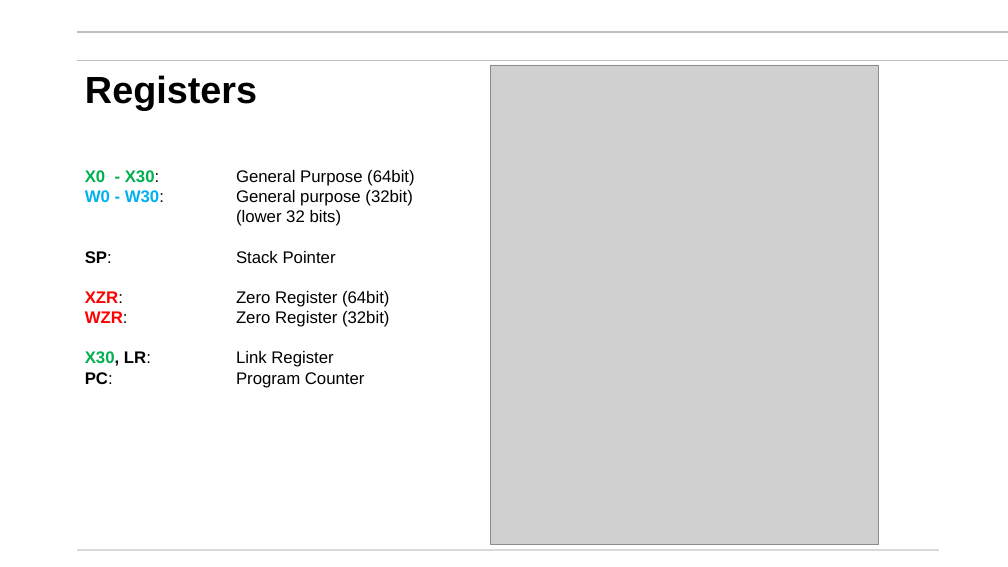
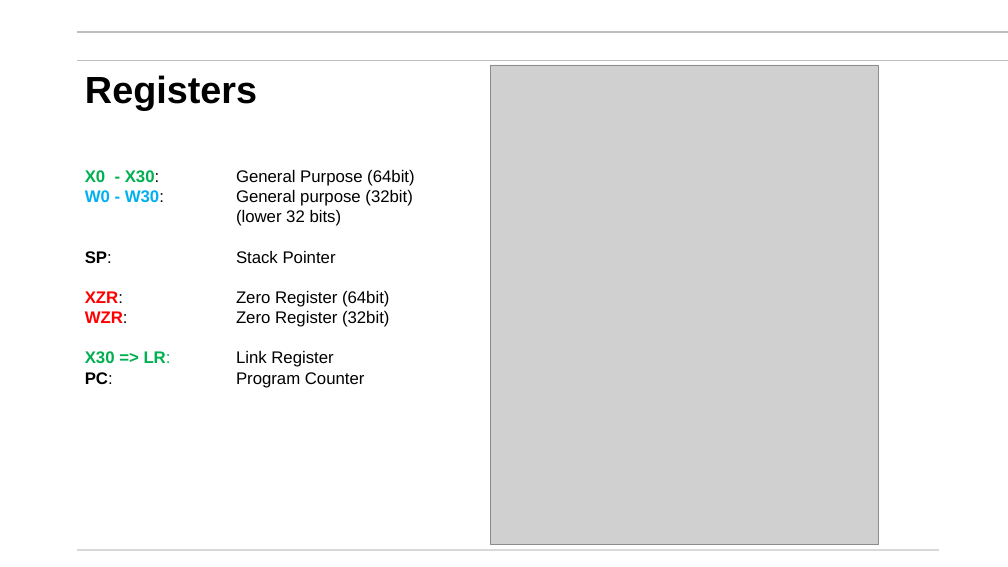
Before and after one commit to mikegrace2/CSEN20-Fall2026-Course-Website, a slide deck: slide 15 of Week10_64bitArmAndFinalPrep/ARM64Bit_V4.pptx (slide 13 before the commit). Drawn at 1008x567 pixels with LibreOffice and Linux fonts; fonts in the diff are those of the drawing; grey boxes stand for pictures; background and template pictures are left out. Boxes give left, top, right and bottom in pixels: in the first picture for what was removed or moved away, otherwise in the second. Text is boxed around its words. In the diff, an @@ line names an element or a change of style, - is before the commit and + after.

```diff
--- a/Week10_64bitArmAndFinalPrep/ARM64Bit_V4.pptx
+++ b/Week10_64bitArmAndFinalPrep/ARM64Bit_V4.pptx
@@ text at [85,351,333,367]: text changed @@
-X30, LR: Link Register
+X30 => LR: Link Register
```
Also in this commit, not shown: 9 other slides changed, 12 slides added, 1 slide removed.
